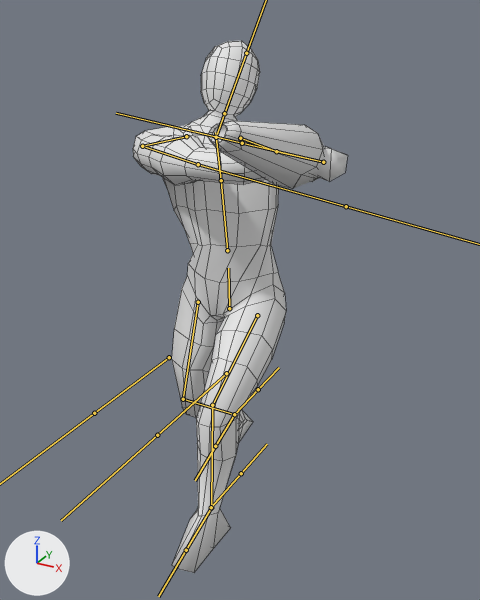
One commit to the FBX model Hayes_Ethan_collab/Assets/Models/Player/PlayerModel.fbx: the scene before it, then after it.
Rendered twice from a 50 mm lens placed at (1.28, -2.23, 2.0), pointed at (0.1, -0.09, 0.92). The axes (+X, +Y, +Z) are drawn at lower left. The lights are the same throughout. Both versions are drawn at frame 5 of the action 'Armature|HeavyShoot'; the numbers are the values there. The bones that bend it are drawn over the model as lines. Mesh edges are drawn as thin lines.
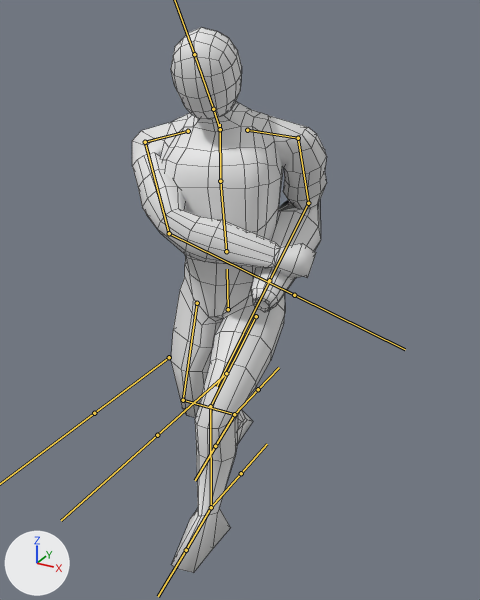
Pixel boxes (x1, y1, x2, y2) of what changed, in the pictures (480 x 600 px):
'Mesh', posed (9% narrower)
    before: (133, 41, 348, 573)
    after: (132, 27, 327, 573)
bone 'Hips', root to tip
    before: (229, 308) to (228, 268)
    after: (228, 309) to (227, 269)
bone 'Spine', root to tip
    before: (227, 250) to (221, 180)
    after: (226, 251) to (220, 181)
bone 'Neck', root to tip
    before: (216, 137) to (224, 113)
    after: (220, 129) to (213, 109)
bone 'UpperArm.L', root to tip
    before: (276, 151) to (323, 162)
    after: (298, 138) to (308, 203)
bone 'LowerArm.L', root to tip
    before: (323, 162) to (242, 143)
    after: (308, 203) to (269, 280)
bone 'UpperArm.R', root to tip
    before: (142, 146) to (198, 164)
    after: (145, 142) to (169, 233)
bone 'LowerArm.R', root to tip
    before: (198, 164) to (346, 206)
    after: (169, 233) to (294, 295)
bone 'Calf.L', root to tip
    before: (212, 405) to (211, 507)
    after: (210, 406) to (211, 507)
bone 'Thigh.R', root to tip
    before: (198, 302) to (183, 399)
    after: (197, 303) to (183, 400)

What the commit changed:
Bone 'Hips' (bone_hips) moves from (-0.002, -0.091, -0.011) to (-0.002, -0.09, 0.001).
Bone 'Spine' (bone_spine) turns from (-30, 49, -5) to (5, 12, 4) degrees about its own x, y and z.
Bone 'Neck' (bone_neck) turns from (15, -1, -21) to (30, 0, 0) degrees about its own x, y and z.
Bone 'UpperArm.L' (bone_upperarm_l) turns from (62, 2, -6) to (-44, 5, -25) degrees about its own x, y and z.
Bone 'LowerArm.L' (bone_lowerarm_l) turns from (26, 55, -22) to (113, -7, 18) degrees about its own x, y and z.
Bone 'UpperArm.R' (bone_upperarm_r) turns from (60, -4, 6) to (43, -1, 31) degrees about its own x, y and z.
Bone 'LowerArm.R' (bone_lowerarm_r) turns from (-1, 3, 46) to (-41, 2, 40) degrees about its own x, y and z.
Bone 'Calf.L' (bone_calf_l) turns from (-51, -1, -3) to (-52, -2, -3) degrees about its own x, y and z.
Bone 'Thigh.R' (bone_thigh_r) turns from (16, -1, -2) to (15, -1, -2) degrees about its own x, y and z.
